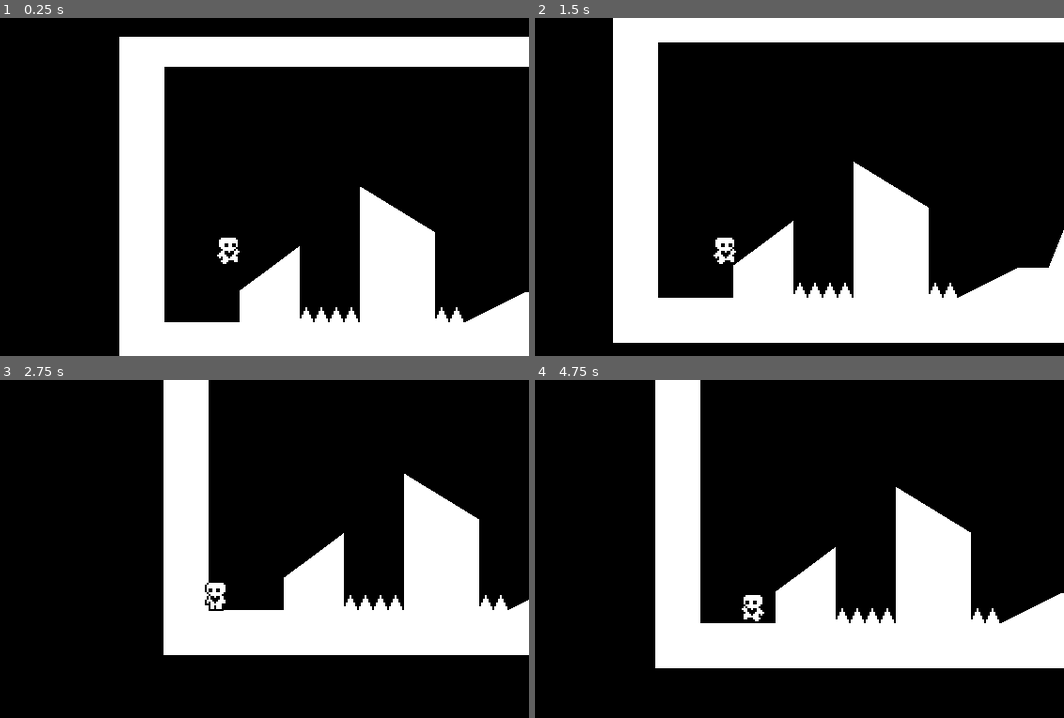
Above: before the commit, frames 1-4 (two rows, left to right).
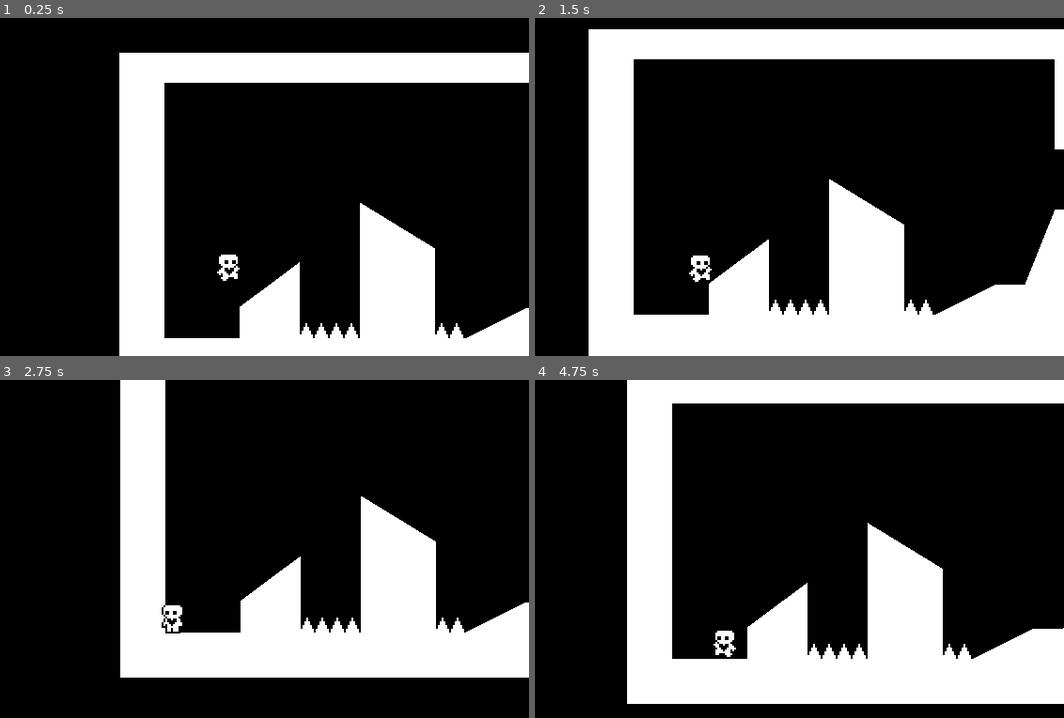
Above: after the commit, the same moments.

Repository: Jordla/HeartPlatformer-Godot-4-Tutorial
Game: Godot game, scene res://world.tscn
The game is run twice, just before and just after one commit, with the same random seed, the same clock (stepped at 60 frames per second) and the same inputs.
Inputs:
- Up to frame 1 (0.25 s): no input
- Up to frame 2 (1.5 s): tap Enter (ui_accept) at 0.5, 0.77 s; hold Right (ui_right) from 0.53 s (still down)
- Up to frame 3 (2.75 s): tap Enter (ui_accept) at 1.52 s; release Right (ui_right) at 2.03 s; hold Left (ui_left) from 2.03 s (still down)
- Up to frame 4 (4.75 s): release Left (ui_left) at 2.78 s; hold Right (ui_right) 2.78-4.28 s; tap Enter (ui_accept) at 3.02, 3.77, 4.52 s; hold Left (ui_left) from 4.28 s (still down)

The runs differ from the first frame. In frame 1, 10% of the frame differs, in the area x 22-100%, y 5-95%; in frame 2, 26%; in frame 3, 27%; in frame 4, 32%, in the area x 17-100%, y 0-96%.

Commit message:
Fix runtime blur caused by enabling position smoothing in Camera2D by changing Process Callback property from Idle to Physics

Diff:
--- a/player.tscn
+++ b/player.tscn
@@ -107,8 +107,9 @@
 
 [node name="Camera2D" type="Camera2D" parent="."]
 position = Vector2(0, -32)
+process_callback = 0
 position_smoothing_enabled = true
-position_smoothing_speed = 10.0
+position_smoothing_speed = 3.0
 
 [node name="HazardDetector" type="Area2D" parent="."]
 collision_layer = 0
